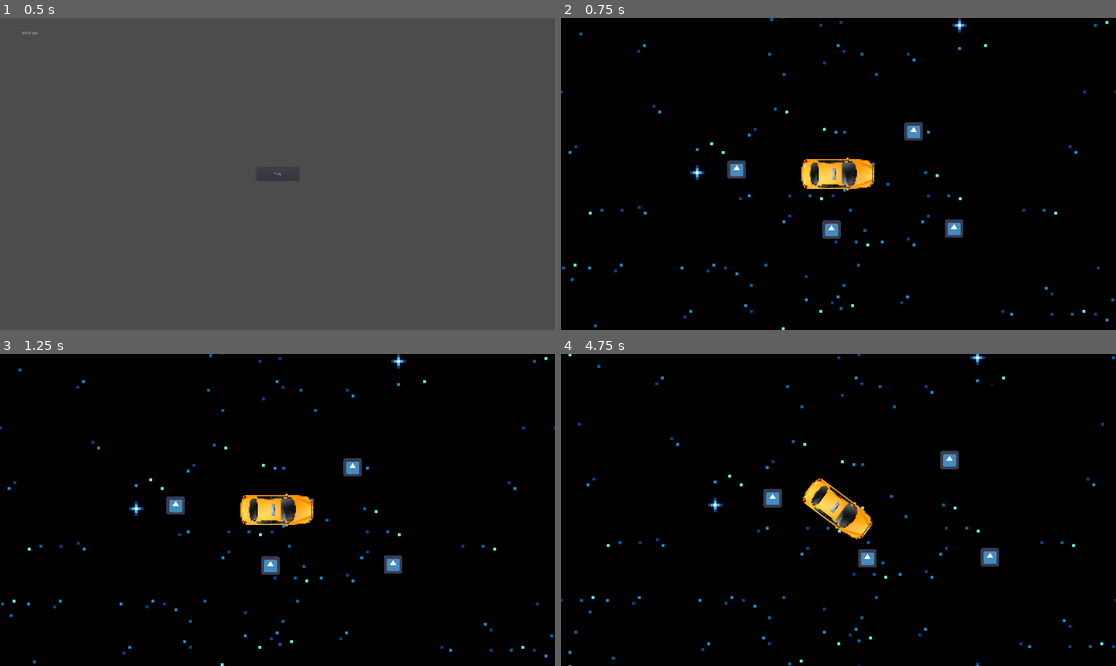
Above: before the commit, frames 1-4 (two rows, left to right).
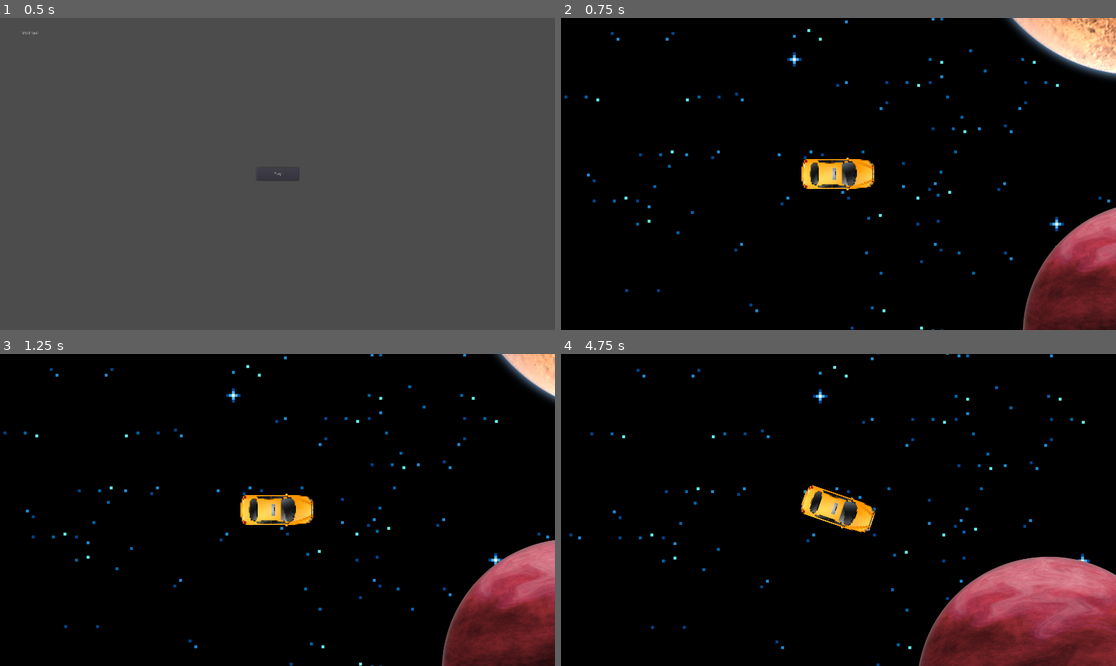
Above: after the commit, the same moments.

Repository: game-jam-team-gut/void-taxi
Game: Godot game, scene res://MainMenu.tscn
The game is run twice, just before and just after one commit, with the same random seed, the same clock (stepped at 60 frames per second) and the same inputs. The engine's default icon, where the game draws it, is replaced by a stand-in: a white triangle on a blue panel in a dark square.
Inputs:
- Up to frame 1 (0.5 s): no input
- Up to frame 2 (0.75 s): click "Play" at 0.5 s
- Up to frame 3 (1.25 s): no input
- Up to frame 4 (4.75 s): hold Right (ui_right) 1.28-2.03 s; hold Down (ui_down) 2.03-2.78 s; hold Right (ui_right) 2.78-3.53 s; hold Up (ui_up) 3.53-4.28 s; hold Left (ui_left) from 4.28 s (still down)

Frame 1 is identical in both runs. In frame 2, 9.8% of the frame differs, in the area x 0-100%, y 0-100%; in frame 3, 9.6%; in frame 4, 14%.

Commit message:
Add basic planets revolving on orbits

Diff:
--- a/Void.tscn
+++ b/Void.tscn
@@ -1,6 +1,7 @@
-[gd_scene load_steps=5 format=2]
+[gd_scene load_steps=6 format=2]
 
 [ext_resource path="res://Void/Taxi.tscn" type="PackedScene" id=1]
+[ext_resource path="res://Void/PlanetSystem.tscn" type="PackedScene" id=2]
 [ext_resource path="res://Void/background.png" type="Texture" id=3]
 [ext_resource path="res://icon.png" type="Texture" id=4]
 
@@ -21,6 +22,7 @@
 centered = false
 
 [node name="Taxi" parent="." instance=ExtResource( 1 )]
+position = Vector2( -159.422, -1077 )
 
 [node name="StaticBody2D" type="StaticBody2D" parent="."]
 position = Vector2( 912.235, 487.492 )
@@ -66,3 +68,9 @@
 
 [node name="Sprite" type="Sprite" parent="StaticBody2D5/CollisionShape2D"]
 texture = ExtResource( 4 )
+
+[node name="PlanetSystem" parent="." instance=ExtResource( 2 )]
+position = Vector2( 1427.05, 1560.24 )
+
+[node name="Viewport" type="Viewport" parent="."]
+size = Vector2( 100, 100 )
--- /dev/null
+++ b/Void/PlanetSystem.tscn
@@ -0,0 +1,38 @@
+[gd_scene load_steps=6 format=2]
+
+[ext_resource path="res://Void/PlanetSystem/sun.png" type="Texture" id=1]
+[ext_resource path="res://Void/PlanetSystem/Planet.tscn" type="PackedScene" id=2]
+[ext_resource path="res://Void/PlanetSystem/planet_brown.png" type="Texture" id=3]
+
+[sub_resource type="Curve2D" id=1]
+_data = {
+"points": PoolVector2Array( 0, 0, 0, 0, 4868.54, 562.696, 0, 0, 0, 0, 4398.15, 585.859, 206.766, -173.804, -206.766, 173.804, 3814.12, 889.316, 110.875, -470.468, -110.875, 470.468, 3320.24, 1562.79, 33.9028, -457.688, -33.9028, 457.688, 3219.05, 2081.44, 0, 0, 0, 0, 3194.52, 2568.52, 0, 0, 0, 0, 3490.85, 3592.21, 0, 0, 0, 0, 4137.39, 4220.78, 0, 0, 0, 0, 5071.28, 4517.11, 0, 0, 0, 0, 7163.55, 4247.72, 0, 0, 0, 0, 7926.82, 3367.71, 0, 0, 0, 0, 7926.82, 2595.46, 0, 0, 0, 0, 7361.1, 1706.47, 0, 0, 0, 0, 6606.81, 1266.46, 0, 0, 0, 0, 5987.21, 862.377, 0, 0, 0, 0, 5295.77, 655.844, 0, 0, 0, 0, 4868.54, 562.696 )
+}
+
+[sub_resource type="Curve2D" id=2]
+_data = {
+"points": PoolVector2Array( 0, 0, 0, 0, -611.951, -3570.83, 0, 0, 0, 0, 457.799, -3499.5, 0, 0, 0, 0, 1546.37, -2975.37, 0, 0, 0, 0, 2393.04, -2491.56, 0, 0, 0, 0, 3400.97, -1745.69, 0, 0, 0, 0, 4146.85, -1120.77, 0, 0, 0, 0, 4731.45, -233.785, 0, 0, 0, 0, 5013.67, 532.247, 0, 0, 0, 0, 4711.29, 1640.98, 0, 0, 0, 0, 4293.34, 2121.9, 0, 0, 0, 0, 3607.17, 2821.53, 0, 0, 0, 0, 2719.19, 3117.52, 0, 0, 0, 0, 1400.66, 3265.52, 0, 0, 0, 0, 660.673, 3413.52, 0, 0, 0, 0, -92.7705, 3359.7, 0, 0, 0, 0, -940.395, 3130.98, 0, 0, 0, 0, -1761.11, 2727.35, 0, 0, 0, 0, -2339.65, 2256.44, 0, 0, 0, 0, -2807.92, 1761.93, 0, 0, 0, 0, -3352.2, 1237.8, 0, 0, 0, 0, -3836.01, 290.342, 0, 0, 0, 0, -3856.17, -818.389, 0, 0, 0, 0, -3735.22, -1362.67, 0, 0, 0, 0, -3553.79, -1806.17, 0, 0, 0, 0, -3090.14, -2209.34, 0, 0, 0, 0, -2666.8, -2531.88, 0, 0, 0, 0, -2102.36, -2834.26, 0, 0, 0, 0, -1437.12, -3176.96, 0, 0, 0, 0, -771.885, -3559.98, 0, 0, 0, 0, -669.097, -3574, 0, 0, 0, 0, -611.951, -3570.83 )
+}
+
+[node name="PlanetSystem" type="Node2D"]
+
+[node name="Sun" type="Sprite" parent="."]
+texture = ExtResource( 1 )
+
+[node name="Planet_orbit_0" type="Path2D" parent="."]
+position = Vector2( -5335.08, -2648.93 )
+curve = SubResource( 1 )
+
+[node name="Planet" parent="Planet_orbit_0" instance=ExtResource( 2 )]
+
+[node name="Planet_orbit_1" type="Path2D" parent="."]
+curve = SubResource( 2 )
+
+[node name="Planet" parent="Planet_orbit_1" instance=ExtResource( 2 )]
+position = Vector2( -611.951, -3570.83 )
+move_speed = 150.0
+
+[node name="Sprite" parent="Planet_orbit_1/Planet" index="0"]
+texture = ExtResource( 3 )
+
+[editable path="Planet_orbit_1/Planet"]
--- /dev/null
+++ b/Void/PlanetSystem/Planet.gd
@@ -0,0 +1,14 @@
+extends PathFollow2D
+
+
+export (float) var move_speed = 100
+
+
+# Called when the node enters the scene tree for the first time.
+func _ready():
+	pass # Replace with function body.
+
+
+#Called every frame. 'delta' is the elapsed time since the previous frame.
+func _process(delta):
+	unit_offset += (delta/10000) * move_speed
--- /dev/null
+++ b/Void/PlanetSystem/Planet.tscn
@@ -0,0 +1,14 @@
+[gd_scene load_steps=3 format=2]
+
+[ext_resource path="res://Void/PlanetSystem/Planet.gd" type="Script" id=1]
+[ext_resource path="res://Void/PlanetSystem/planet_red.png" type="Texture" id=2]
+
+[node name="Planet" type="PathFollow2D"]
+position = Vector2( 4868.54, 562.696 )
+rotation = 3.09238
+rotate = false
+script = ExtResource( 1 )
+move_speed = 100.0
+
+[node name="Sprite" type="Sprite" parent="."]
+texture = ExtResource( 2 )
Binary file added: Void/PlanetSystem/planet_brown.png
Not shown, added: Void/PlanetSystem/planet_brown.png.import
Binary file added: Void/PlanetSystem/planet_red.png
Not shown, added: Void/PlanetSystem/planet_red.png.import
Binary file added: Void/PlanetSystem/sun.png
Not shown, added: Void/PlanetSystem/sun.png.import
